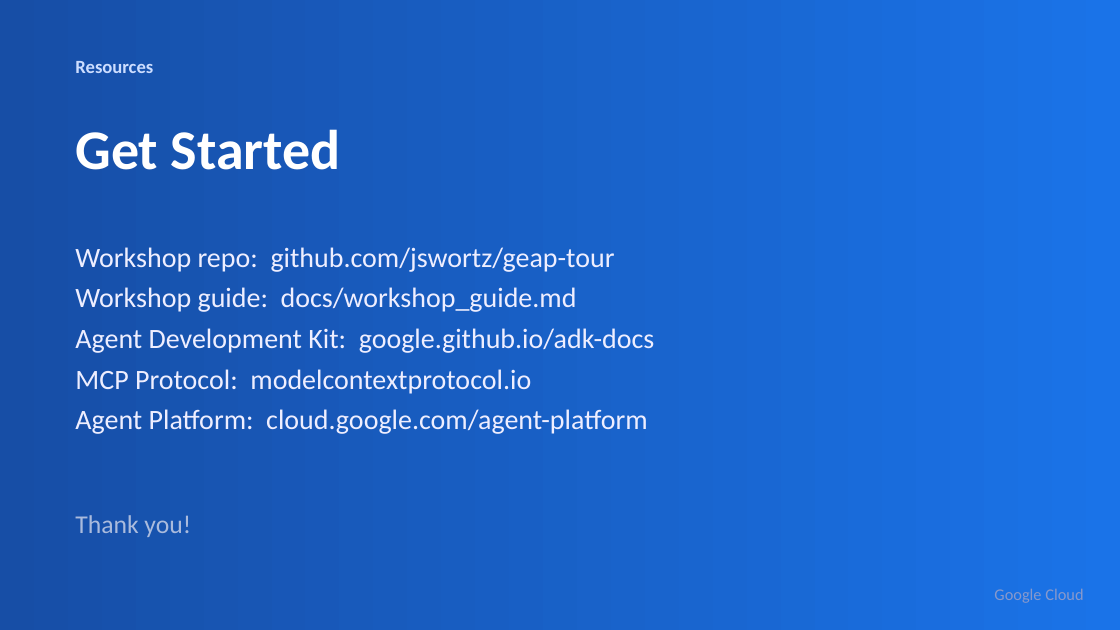
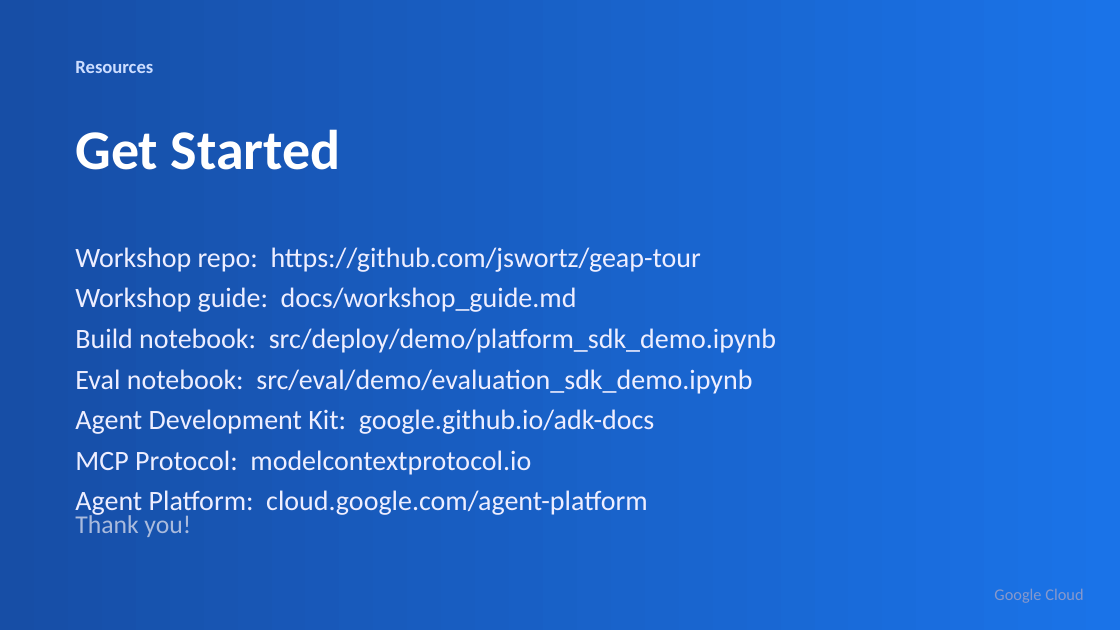
Before and after one commit to jswortz/geap-tour, a slide deck: slide 35 of docs/slides.pptx (slide 34 before the commit). Drawn at 1120x630 pixels with LibreOffice and Linux fonts; fonts in the diff are those of the drawing. Boxes give left, top, right and bottom in pixels: in the first picture for what was removed or moved away, otherwise in the second. Text is boxed around its words. In the diff, an @@ line names an element or a change of style, - is before the commit and + after.

Commit message:
docs(slides): fix stale links, add notebooks slide, regenerate decks + export PDFs
- generate_pptx.py: repoint the dangling src/eval/failure_clusters.py reference to the
  real src/eval/quality_alerts.py; add a 'Hands-On: Two SDK-First Notebooks' slide and
  list both notebooks in Resources (notebooks are now first-class in the deck). All
  add_repo_link paths verified to resolve on main.
- Regenerate docs/slides.pptx (35 slides) and export docs/slides.pdf via soffice.
- eval_slides.pptx: rewrite the 18 baked-in 'evaluations'-branch hyperlinks to main
  (in-place, preserving the design); export docs/eval_slides.pdf via soffice.
- .gitignore: allow the two committed slide-deck PDF exports through the blanket *.pdf.

```diff
--- a/docs/slides.pptx
+++ b/docs/slides.pptx
@@ text at (75,247,701,272): text changed @@
-Workshop repo: github.com/jswortz/geap-tour
+Workshop repo: https://github.com/jswortz/geap-tour
@@ text at (75,328,776,394): paragraphs added @@
+Build notebook: src/deploy/demo/platform_sdk_demo.ipynb
+Eval notebook: src/eval/demo/evaluation_sdk_demo.ipynb
```
Also in this commit, not shown: 3 other slides changed, 1 slide added, 5 other files.
